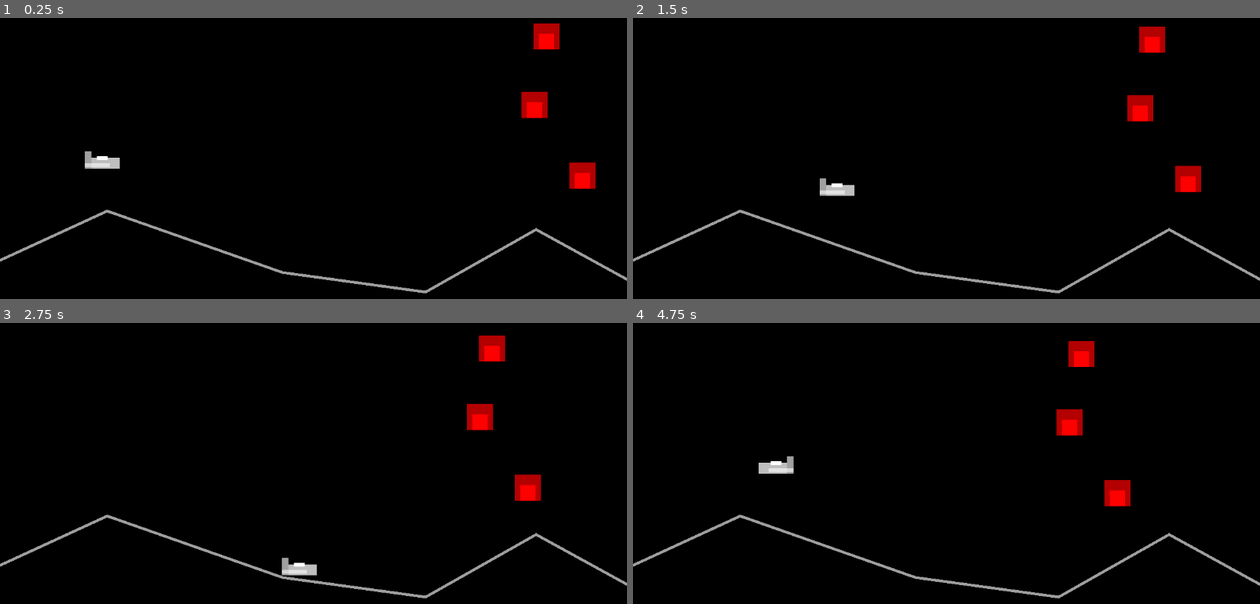
Above: before the commit, frames 1-4 (two rows, left to right).
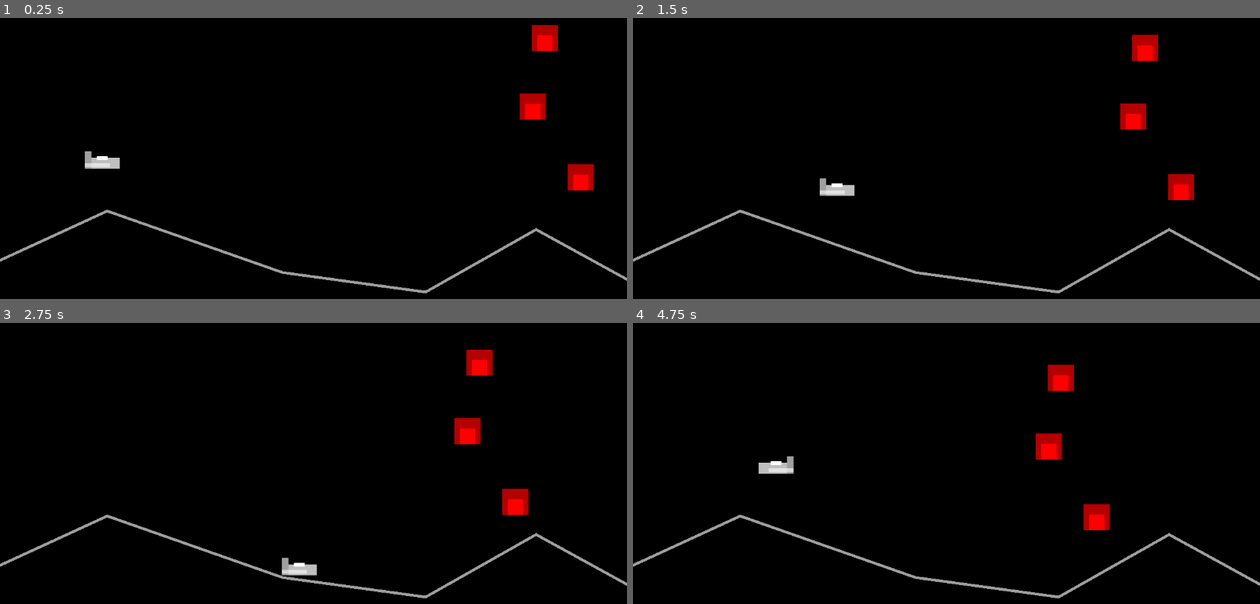
Above: after the commit, the same moments.

Repository: Toxe/godot-defender-clone
Game: Godot game, scene res://scenes/levels/main.tscn
The game is run twice, just before and just after one commit, with the same random seed, the same clock (stepped at 60 frames per second) and the same inputs.
Inputs:
- Up to frame 1 (0.25 s): no input
- Up to frame 2 (1.5 s): hold Right (move_right) 0.53-1.28 s; hold Down (move_down) from 1.28 s (still down)
- Up to frame 3 (2.75 s): release Down (move_down) at 2.03 s; hold Right (move_right) from 2.03 s (still down)
- Up to frame 4 (4.75 s): release Right (move_right) at 2.78 s; hold Up (move_up) 2.78-3.53 s; hold Left (move_left) from 3.53 s (still down)

The runs differ from the first frame. In frame 1, 0.5% of the frame differs, in the area x 82-95%, y 1-62%; in frame 2, 1.5%; in frame 3, 2.0%; in frame 4, 2.4%, in the area x 64-80%, y 6-74%.

Commit message:
Change Player and Enemy to Area2D

Diff:
--- /dev/null
+++ b/G01_Defender/scenes/enemies/enemy.gd
@@ -0,0 +1,8 @@
+class_name Enemy extends Area2D
+
+const speed: float = 50
+var direction := Vector2(-1, 0.3).normalized()
+
+
+func _physics_process(delta):
+    position += direction * speed * delta
--- a/G01_Defender/scenes/enemies/enemy.tscn
+++ b/G01_Defender/scenes/enemies/enemy.tscn
@@ -1,15 +1,14 @@
-[gd_scene load_steps=2 format=3 uid="uid://cvbnwoj0fo1c0"]
+[gd_scene load_steps=3 format=3 uid="uid://cvbnwoj0fo1c0"]
+
+[ext_resource type="Script" path="res://scenes/enemies/enemy.gd" id="1_btejo"]
 
 [sub_resource type="RectangleShape2D" id="RectangleShape2D_pwgwy"]
 size = Vector2(48, 48)
 
-[node name="Enemy" type="RigidBody2D"]
+[node name="Enemy" type="Area2D"]
 collision_layer = 2
 collision_mask = 0
-gravity_scale = 0.0
-lock_rotation = true
-linear_velocity = Vector2(-40, 5)
-linear_damp_mode = 1
+script = ExtResource("1_btejo")
 
 [node name="CollisionShape2D" type="CollisionShape2D" parent="."]
 shape = SubResource("RectangleShape2D_pwgwy")
--- a/G01_Defender/scenes/player/player.gd
+++ b/G01_Defender/scenes/player/player.gd
@@ -1,14 +1,15 @@
-class_name Player extends CharacterBody2D
+class_name Player extends Area2D
 
 signal player_killed
 
-@export var speed = 250
+const speed: float = 250
+
 
 func _physics_process(delta):
     var direction = Input.get_vector("move_left", "move_right", "move_up", "move_down")
 
     update_horizontal_sprite_flip(direction)
-    check_collision(move_and_collide(direction * speed * delta))
+    position += direction * speed * delta
 
 
 func update_horizontal_sprite_flip(direction: Vector2):
@@ -16,6 +17,5 @@
         $Sprite.scale.x = 1 if direction.x > 0 else -1
 
 
-func check_collision(collision: KinematicCollision2D):
-    if collision:
-        player_killed.emit()
+func _on_area_entered(_area):
+    player_killed.emit()
--- a/G01_Defender/scenes/player/player.tscn
+++ b/G01_Defender/scenes/player/player.tscn
@@ -1,14 +1,13 @@
 [gd_scene load_steps=3 format=3 uid="uid://cwjdmjmwuyqem"]
 
-[ext_resource type="Script" path="res://scenes/player/player.gd" id="1_wjarh"]
+[ext_resource type="Script" path="res://scenes/player/player.gd" id="1_n4fie"]
 
 [sub_resource type="RectangleShape2D" id="RectangleShape2D_jk32p"]
 size = Vector2(64, 20)
 
-[node name="Player" type="CharacterBody2D"]
+[node name="Player" type="Area2D"]
 collision_mask = 2
-motion_mode = 1
-script = ExtResource("1_wjarh")
+script = ExtResource("1_n4fie")
 
 [node name="CollisionShape2D" type="CollisionShape2D" parent="."]
 position = Vector2(0, 6)
@@ -69,3 +68,5 @@
 offset_right = 10.0
 grow_horizontal = 2
 grow_vertical = 2
+
+[connection signal="area_entered" from="." to="." method="_on_area_entered"]
Not shown: 2 places in G01_Defender/scenes/levels/main.tscn that only renumber resources
